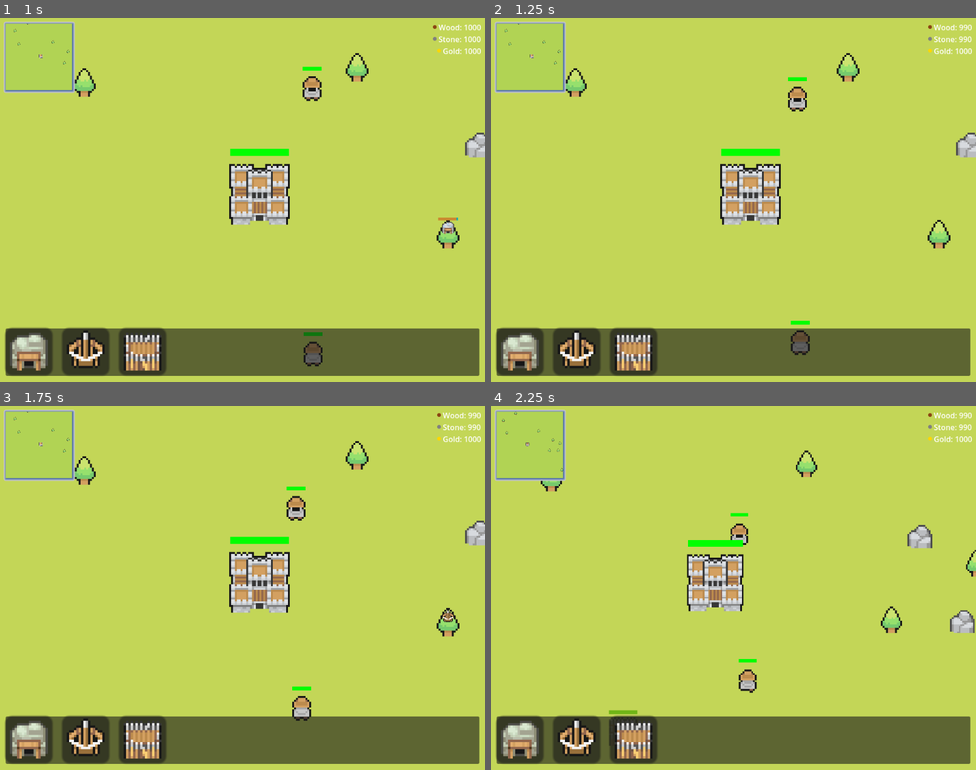
Above: before the commit, frames 1-4 (two rows, left to right).
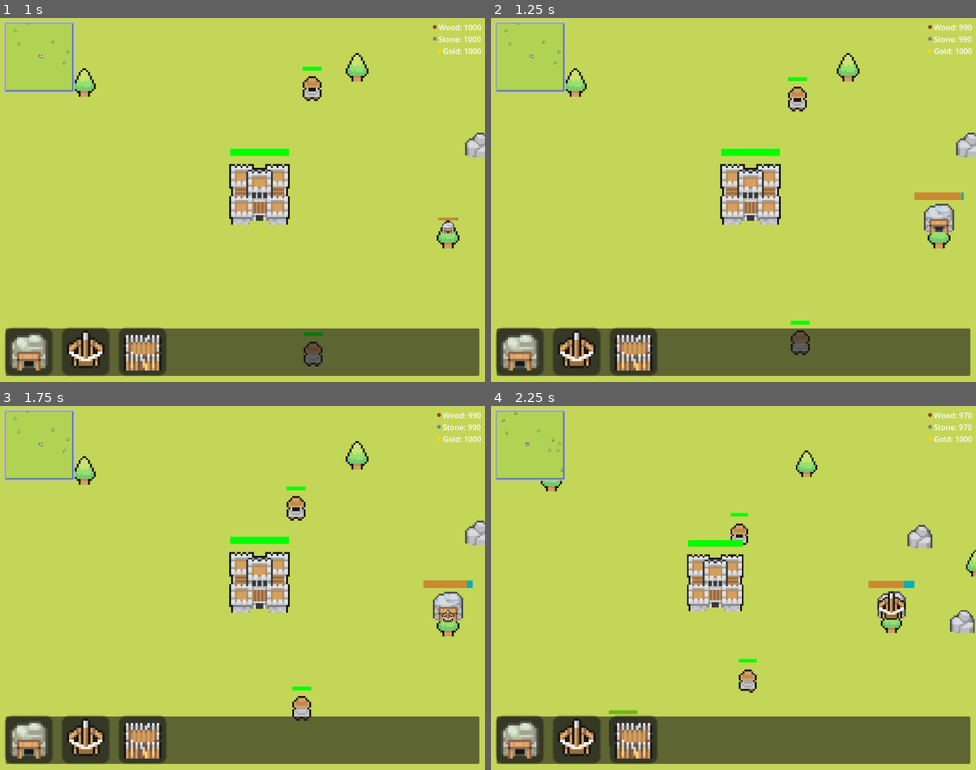
Above: after the commit, the same moments.

Repository: MSchablinger/CastleIO
Game: Godot game, scene res://world.tscn
Two runs of this game, one before a commit and one after it. Both use one fixed random seed, a clock stepped at 60 frames per second and the inputs below.
Inputs (mouse positions are in pixels of both pictures, inside the frame that each line leads up to):
- Up to frame 1 (1 s): drag from (29, 352) to (446, 232) at 0.52 s
- Up to frame 2 (1.25 s): no input
- Up to frame 3 (1.75 s): drag from (87, 740) to (446, 620) at 1.27 s
- Up to frame 4 (2.25 s): move the mouse to (631, 740) at 2.02 s; hold Right (ui_right) from 2.03 s (still down); tap Mouse wheel down (WheelDown) at 2.1 s; click (631, 740) at 2.17 s

Frame 1 is identical in both runs. In frame 2, 0.7% of the frame differs, in the area x 87-98%, y 47-60%; in frame 3, 0.6%; in frame 4, 0.6%.

Commit message:
Fixed Placement + started implementing tower functionality

Diff:
--- /dev/null
+++ b/Buildings/ballista.gd
@@ -0,0 +1,59 @@
+extends StaticBody2D
+
+# Export variables for customization
+@export var projectile_scene = preload("res://Entities/bolt.tscn")
+@export var fire_rate: float = 1.0
+@export var projectile_speed: float = 400.0
+
+# Internal variables
+var enemies_in_range = []
+var fire_timer: Timer
+
+func _ready():
+	# Initialize timer
+	fire_timer = Timer.new()
+	fire_timer.wait_time = fire_rate
+	fire_timer.autostart = true
+	fire_timer.one_shot = false
+	fire_timer.connect("timeout", self._on_fire_timer_timeout)
+	add_child(fire_timer)
+
+func _process(delta):
+	update_enemies_in_range()
+
+func update_enemies_in_range():
+	enemies_in_range.clear()
+	for enemy in get_tree().get_nodes_in_group("enemies"):
+		if is_instance_valid(enemy):
+			if global_position.distance_to(enemy.global_position) <= 500:
+				enemies_in_range.append(enemy)
+
+func _on_fire_timer_timeout():
+	if enemies_in_range.size() > 0:
+		shoot_projectile()
+
+func shoot_projectile():
+	# Get the nearest enemy
+	var nearest_enemy = get_nearest_enemy()
+	if not nearest_enemy:
+		return
+
+	# Create and launch projectile
+	var projectile = projectile_scene.instantiate()
+	projectile.position = global_position
+	var direction = (nearest_enemy.global_position - global_position).normalized()
+	projectile.rotation = direction.angle()
+	add_child(projectile)
+
+	# Give the projectile velocity
+	projectile.velocity = direction * projectile_speed
+
+func get_nearest_enemy() -> Node2D:
+	var nearest = null
+	var shortest_distance = INF
+	for enemy in enemies_in_range:
+		var distance = global_position.distance_to(enemy.global_position)
+		if distance < shortest_distance:
+			shortest_distance = distance
+			nearest = enemy
+	return nearest
--- a/Buildings/ballista.tscn
+++ b/Buildings/ballista.tscn
@@ -1,12 +1,14 @@
-[gd_scene load_steps=3 format=3 uid="uid://bgluwtb2bdfdj"]
+[gd_scene load_steps=4 format=3 uid="uid://bgluwtb2bdfdj"]
 
-[ext_resource type="Texture2D" uid="uid://bo0vduwgqxyrm" path="res://Assets/GodsBuildings/Ballista.png" id="1_0lcjx"]
+[ext_resource type="Texture2D" uid="uid://baotu01nftq35" path="res://Assets/GodsBuildings/Ballista.png" id="1_0lcjx"]
+[ext_resource type="Script" path="res://Buildings/ballista.gd" id="1_kit58"]
 
 [sub_resource type="RectangleShape2D" id="RectangleShape2D_enytd"]
 size = Vector2(16, 16)
 
 [node name="StaticBody2D" type="StaticBody2D"]
 scale = Vector2(2, 2)
+script = ExtResource("1_kit58")
 
 [node name="Area2D" type="Area2D" parent="."]
 
@@ -19,7 +21,6 @@
 texture = ExtResource("1_0lcjx")
 hframes = 7
 vframes = 4
-frame = 0
 
 [node name="CollisionShape2D" type="CollisionShape2D" parent="."]
 position = Vector2(0, -8)
--- /dev/null
+++ b/Entities/bolt.gd
@@ -0,0 +1,20 @@
+extends Node2D
+
+@export var velocity: Vector2 = Vector2.ZERO
+@export var lifetime: float = 5.0
+
+func _ready():
+	var timer = Timer.new()
+	timer.wait_time = lifetime
+	timer.one_shot = true
+	timer.connect("timeout", self.queue_free)
+	add_child(timer)
+	timer.start()
+
+func _physics_process(delta):
+	position += velocity * delta
+
+func _on_body_entered(body):
+	if body.name == "Peasant":
+		body.apply_damage(10) # Call enemy's damage function
+		queue_free()
--- /dev/null
+++ b/Entities/bolt.tscn
@@ -0,0 +1,11 @@
+[gd_scene load_steps=3 format=3 uid="uid://bsborf6dhyjq1"]
+
+[ext_resource type="Script" path="res://Entities/bolt.gd" id="1_d3l3x"]
+[ext_resource type="Texture2D" uid="uid://ckbq63fleprnr" path="res://Assets/Enemies/Projectiles/BallistaBolt.png" id="2_3ldwa"]
+
+[node name="Bolt" type="Node2D"]
+script = ExtResource("1_d3l3x")
+
+[node name="Sprite2D" type="Sprite2D" parent="."]
+texture = ExtResource("2_3ldwa")
+hframes = 2
--- a/UI/building_panels/ballista_panel.gd
+++ b/UI/building_panels/ballista_panel.gd
@@ -7,11 +7,12 @@
 	print(cost)
 	if Game.wood >= cost and Game.stone >= cost and Game.gold >= cost:
 		var house_instance: StaticBody2D = house.instantiate()
-
+		var camera = get_tree().get_root().get_node("World/Camera")
+		var world_pos = camera.get_global_mouse_position()
 		if event is InputEventMouseButton and event.button_mask == 1:
 
 			add_child(house_instance)
-			house_instance.global_position = event.global_position
+			house_instance.global_position = world_pos
 			#tempTower.process_mode = Node.PROCESS_MODE_DISABLED
 
 			house_instance.scale = Vector2(0.32,0.32)
@@ -27,7 +28,7 @@
 					get_child(1).get_node("Area2D").modulate = Color(0,255,0)
 		elif event is InputEventMouseButton and event.button_mask == 0:
 			#button left release
-			if event.global_position.x <= 0 and event.global_position.x >= 1024:
+			if world_pos.x <= 0 and world_pos.x >= 1024:
 				if get_child_count() > 1:
 					get_child(1).queue_free()
 			else:
@@ -37,7 +38,7 @@
 				var path = get_tree().get_root().get_node("World/Houses")
 				if (targets.size() < 2):
 					path.add_child(house_instance)
-					house_instance.position = event.global_position
+					house_instance.position = world_pos
 					house_instance.get_node("Area2D").hide()
 					var mini_map_node: SubViewport = get_tree().get_root().get_node("World/UI/MiniMap/SubViewportContainer/SubViewport")
 					mini_map_node.update_resources()
--- a/UI/building_panels/gold_mine_panel.gd
+++ b/UI/building_panels/gold_mine_panel.gd
@@ -6,11 +6,12 @@
 	var cost = 10 * (Game.gold_mine_count + 1)
 	if Game.wood >= cost and Game.stone >= cost:
 		var house_instance: StaticBody2D = house.instantiate()
-
+		var camera = get_tree().get_root().get_node("World/Camera")
+		var world_pos = camera.get_global_mouse_position()
 		if event is InputEventMouseButton and event.button_mask == 1:
 
 			add_child(house_instance)
-			house_instance.global_position = event.global_position
+			house_instance.global_position = world_pos
 			#tempTower.process_mode = Node.PROCESS_MODE_DISABLED
 
 			house_instance.scale = Vector2(0.32,0.32)
@@ -26,7 +27,7 @@
 					get_child(1).get_node("Area2D").modulate = Color(0,255,0)
 		elif event is InputEventMouseButton and event.button_mask == 0:
 			#button left release
-			if event.global_position.x <= 0 and event.global_position.x >= 1024:
+			if world_pos.x <= 0 and world_pos.x >= 1024:
 				if get_child_count() > 1:
 					get_child(1).queue_free()
 			else:
@@ -36,7 +37,7 @@
 				var path = get_tree().get_root().get_node("World/Houses")
 				if (targets.size() < 2):
 					path.add_child(house_instance)
-					house_instance.position = event.global_position
+					house_instance.position = world_pos
 					house_instance.get_node("Area2D").hide()
 					var mini_map_node: SubViewport = get_tree().get_root().get_node("World/UI/MiniMap/SubViewportContainer/SubViewport")
 					mini_map_node.update_resources()
